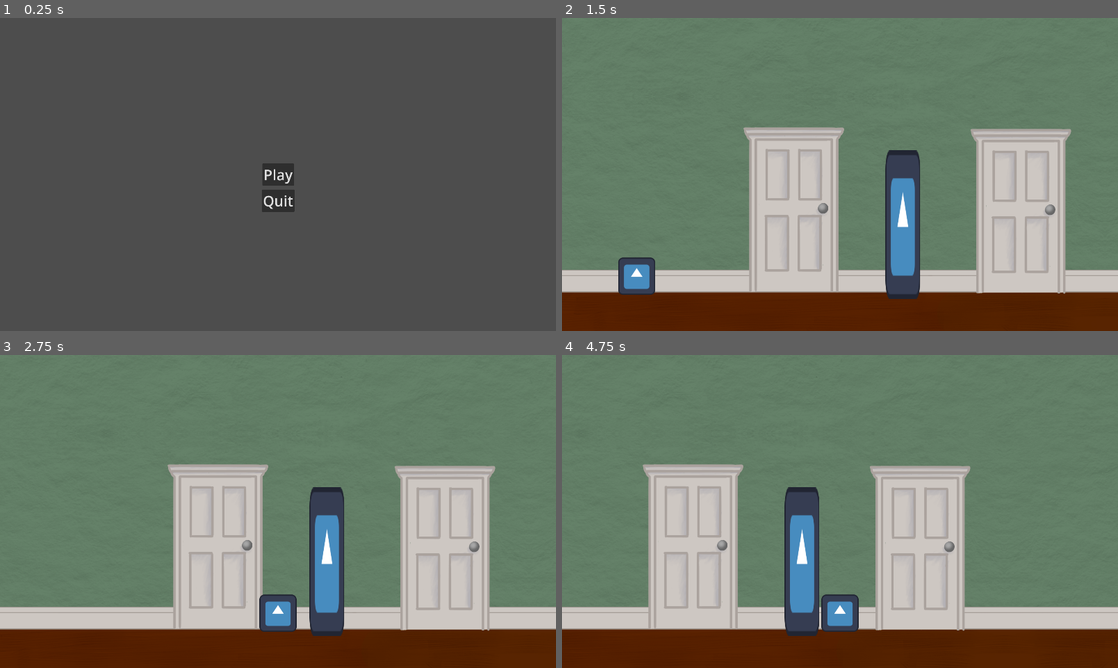
Above: before the commit, frames 1-4 (two rows, left to right).
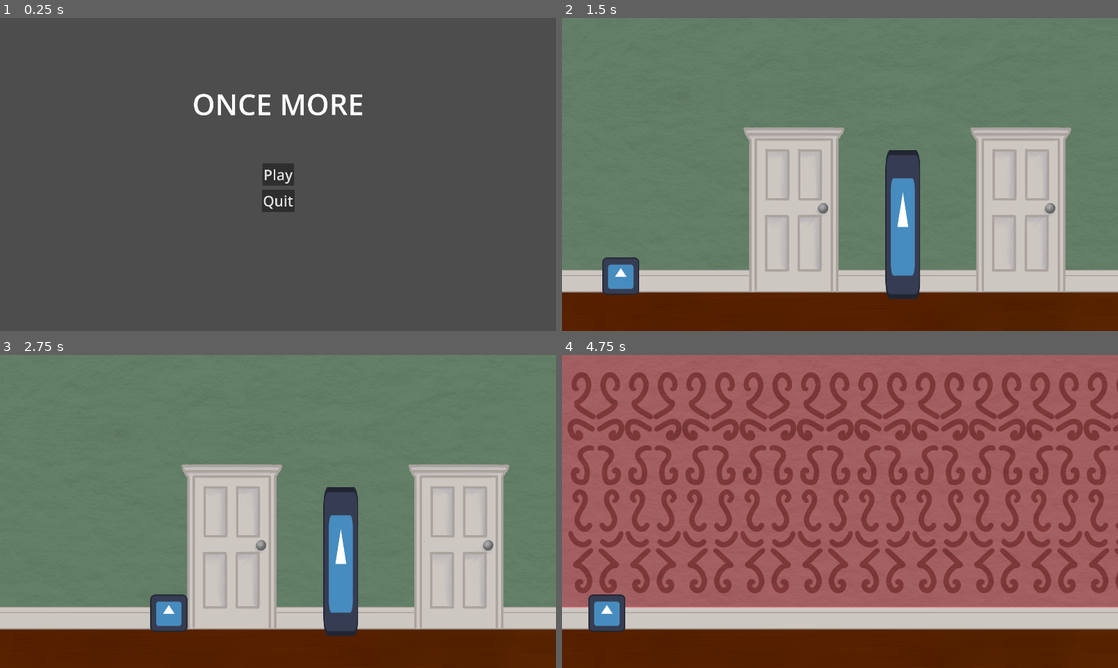
Above: after the commit, the same moments.

Repository: KeyraWebb/room-loop
Game: Godot game, scene res://Menus/main_menu.tscn
Same seed, same stepped clock (60 frames per second), same inputs: the game is played once before the commit and once after it. The engine's default icon, where the game draws it, is replaced by a stand-in: a white triangle on a blue panel in a dark square.
Inputs (mouse positions are in pixels of both pictures, inside the frame that each line leads up to):
- Up to frame 1 (0.25 s): no input
- Up to frame 2 (1.5 s): click "Play" at 0.5 s; tap Enter at 1.25 s; move the mouse to (795, 208) at 1.27 s; press the mouse at (795, 208) at 1.28 s; hold D (Right) from 1.28 s (still down)
- Up to frame 3 (2.75 s): keep holding D (Right); move the mouse to (461, 549) at 2.02 s; release the mouse at (461, 549) at 2.03 s; click (461, 549) at 2.1 s
- Up to frame 4 (4.75 s): move the mouse to (884, 561) at 2.77 s; release D (Right) at 2.78 s; press the mouse at (884, 561) at 2.78 s; hold A (Left) 2.78-3.53 s; tap Space at 3.5 s; move the mouse to (812, 574) at 3.52 s; release the mouse at (812, 574) at 3.53 s; hold D (Right) from 3.53 s (still down); click (812, 574) at 3.6 s; move the mouse to (1006, 558) at 4.27 s; press the mouse at (1006, 558) at 4.28 s

The runs differ from the first frame. In frame 1, 0.9% of the frame differs, in the area x 34-66%, y 24-32%; in frame 2, 1.7%; in frame 3, 14%; in frame 4, 83%, in the area x 0-100%, y 0-90%.

Commit message:
living room stuff

Diff:
--- a/Levels/Level One/levelOne.tscn
+++ b/Levels/Level One/levelOne.tscn
@@ -7,6 +7,7 @@
 [ext_resource type="PackedScene" uid="uid://rj0iureb8g4v" path="res://Menus/pause_menu.tscn" id="3_g4jv1"]
 [ext_resource type="PackedScene" uid="uid://cge0ou844fw7t" path="res://Objects/the_guy.tscn" id="3_gnwpo"]
 [ext_resource type="PackedScene" uid="uid://gcn2qqpa4pnt" path="res://Menus/dialogue.tscn" id="4_rwd5n"]
+[ext_resource type="Texture2D" uid="uid://b3jk1vvfchlnw" path="res://Assets/images/backgrounds/LivingWallpaper.png" id="9_r4xak"]
 [ext_resource type="Script" uid="uid://lba2ro0bxp84" path="res://Levels/Level One/sideRooms.gd" id="10_5uvqm"]
 
 [sub_resource type="WorldBoundaryShape2D" id="WorldBoundaryShape2D_6qgaj"]
@@ -20,28 +21,11 @@
 z_index = -100
 
 [node name="Sprite2D" type="Sprite2D" parent="Hallway/Background"]
-position = Vector2(0, 270)
-scale = Vector2(0.75, 0.75)
 texture = ExtResource("1_258m3")
 centered = false
 
-[node name="Sprite2D3" type="Sprite2D" parent="Hallway/Background"]
-position = Vector2(0, -538)
-scale = Vector2(0.75, 0.75)
-texture = ExtResource("1_258m3")
-centered = false
-flip_v = true
-
-[node name="Sprite2D4" type="Sprite2D" parent="Hallway/Background"]
-position = Vector2(1875, -538)
-scale = Vector2(0.75, 0.75)
-texture = ExtResource("1_258m3")
-centered = false
-flip_v = true
-
 [node name="Sprite2D2" type="Sprite2D" parent="Hallway/Background"]
-position = Vector2(1875, 270)
-scale = Vector2(0.75, 0.75)
+position = Vector2(2500, 0)
 texture = ExtResource("1_258m3")
 centered = false
 flip_h = true
@@ -54,26 +38,17 @@
 homeRoom = NodePath("../..")
 
 [node name="Kitchen Door" parent="Hallway/Doors" node_paths=PackedStringArray("location") instance=ExtResource("2_x8eqr")]
-position = Vector2(1586, 663)
+position = Vector2(1586, 658)
 location = NodePath("../../../Kitchen")
 
 [node name="Bedroom Door" parent="Hallway/Doors" node_paths=PackedStringArray("location") instance=ExtResource("2_x8eqr")]
-position = Vector2(2836, 663)
+position = Vector2(2836, 658)
 location = NodePath("../../../Bedroom")
 
 [node name="The guy" parent="Hallway" instance=ExtResource("3_gnwpo")]
 position = Vector2(1177, 713)
 rotation = 3.14159
 scale = Vector2(0.939, -4)
-
-[node name="Player" parent="." instance=ExtResource("2_sum2k")]
-unique_name_in_owner = true
-position = Vector2(138, 853)
-
-[node name="Camera2D" type="Camera2D" parent="Player"]
-limit_left = 0
-limit_top = 0
-limit_bottom = 1080
 
 [node name="CanvasLayer" type="CanvasLayer" parent="."]
 
@@ -84,14 +59,21 @@
 visible = false
 
 [node name="Kitchen" type="Node2D" parent="."]
+visible = false
 script = ExtResource("10_5uvqm")
 
 [node name="Background" type="Node2D" parent="Kitchen"]
 
 [node name="LivingRoom" type="Node2D" parent="."]
+visible = false
 script = ExtResource("10_5uvqm")
 
+[node name="Sprite2D" type="Sprite2D" parent="LivingRoom"]
+texture = ExtResource("9_r4xak")
+centered = false
+
 [node name="Bedroom" type="Node2D" parent="."]
+visible = false
 script = ExtResource("10_5uvqm")
 
 [node name="Ground" type="StaticBody2D" parent="."]
@@ -99,3 +81,12 @@
 
 [node name="CollisionShape2D" type="CollisionShape2D" parent="Ground"]
 shape = SubResource("WorldBoundaryShape2D_6qgaj")
+
+[node name="Player" parent="." instance=ExtResource("2_sum2k")]
+unique_name_in_owner = true
+position = Vector2(138, 853)
+
+[node name="Camera2D" type="Camera2D" parent="Player"]
+limit_left = 0
+limit_top = 0
+limit_bottom = 1080
--- a/Menus/main_menu.tscn
+++ b/Menus/main_menu.tscn
@@ -43,5 +43,18 @@
 theme_override_font_sizes/font_size = 50
 text = "Quit"
 
+[node name="Label" type="Label" parent="."]
+layout_mode = 1
+anchors_preset = 5
+anchor_left = 0.5
+anchor_right = 0.5
+offset_left = -296.0
+offset_top = 228.0
+offset_right = 297.0
+offset_bottom = 365.0
+grow_horizontal = 2
+theme_override_font_sizes/font_size = 100
+text = "ONCE MORE"
+
 [connection signal="pressed" from="Play" to="." method="_on_play_pressed"]
 [connection signal="pressed" from="Quit" to="." method="_on_quit_pressed"]
--- a/Objects/door.gd
+++ b/Objects/door.gd
@@ -12,11 +12,13 @@
 	Global.WalkMouseChange()
 
 func _on_area_2d_input_event(viewport: Node, event: InputEvent, shape_idx: int) -> void:
-	if (event is InputEventMouseButton && event.pressed):
+	if event.is_action_pressed("Interact"):
 		doorSelected = true
+		print("selected")
 
 func _on_area_2d_body_entered(body: Node2D) -> void:
 	if doorSelected:
+		print("entered")
 		doorSelected = false
 		homeRoom.CloseRoom()
 		location.OpenRoom()
--- a/Objects/door.tscn
+++ b/Objects/door.tscn
@@ -12,6 +12,7 @@
 script = ExtResource("2_vkudc")
 
 [node name="Area2D" type="Area2D" parent="."]
+collision_mask = 3
 
 [node name="CollisionShape2D" type="CollisionShape2D" parent="Area2D"]
 position = Vector2(-2.00001, 4.00001)
--- a/Objects/player.gd
+++ b/Objects/player.gd
@@ -23,6 +23,7 @@
 	var direction := Input.get_axis("Left", "Right")
 	if direction:
 		velocity.x = direction * SPEED
+		moving = false
 	else:
 		velocity.x = move_toward(velocity.x, 0, SPEED)
 
--- a/Objects/the_guy.gd
+++ b/Objects/the_guy.gd
@@ -2,7 +2,7 @@
 
 extends Sprite2D
 
-var level = 1
+@export var level = 1
 var currentDialogue = 0
 var selected = false
 var speaking = false
Binary file added: Assets/images/backgrounds/LivingWallpaper.png
Not shown, added: Assets/images/backgrounds/LivingWallpaper.png.import
Binary file changed: Assets/images/backgrounds/wallpaper.png
Not shown: 1 places in Levels/Level One/levelOne.tscn that only renumber resources
